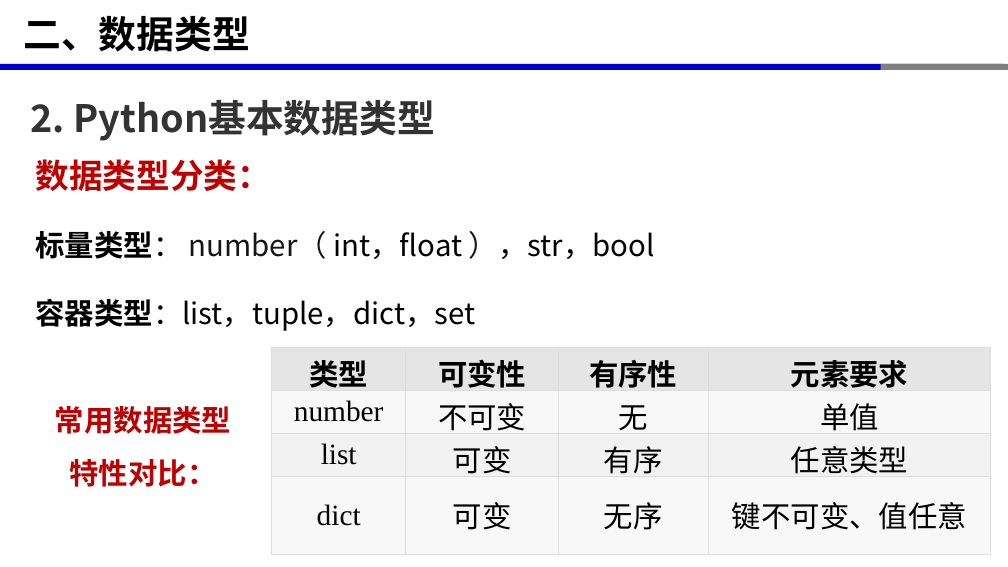
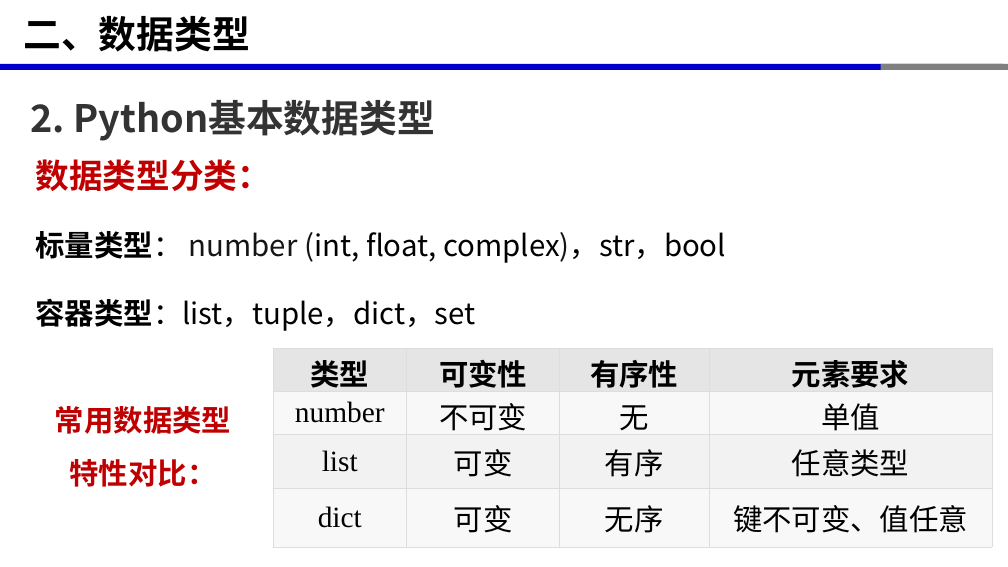
Before and after one commit to xinluo2018/programming-basics, a slide deck: slide 8 of 第2章-变量与数据类型/第2章-变量与数据类型.pptx. Drawn at 1008x567 pixels with LibreOffice and Linux fonts; fonts in the diff are those of the drawing. Boxes give left, top, right and bottom in pixels: in the first picture for what was removed or moved away, otherwise in the second. Text is boxed around its words. In the diff, an @@ line names an element or a change of style, - is before the commit and + after.

```diff
--- a/第2章-变量与数据类型/第2章-变量与数据类型.pptx
+++ b/第2章-变量与数据类型/第2章-变量与数据类型.pptx
@@ text at (x1=36, y1=231, x2=726, y2=263): text changed @@
-标量类型： number（ int，float ），str，bool
+标量类型： number (int, float, complex)，str，bool
@@ table resized from (x1=272, y1=348, x2=991, y2=554) to (x1=273, y1=348, x2=992, y2=547) @@
```
Also in this commit, not shown: 3 other slides changed, 2 slides added, 1 slide removed, 9 other files.
